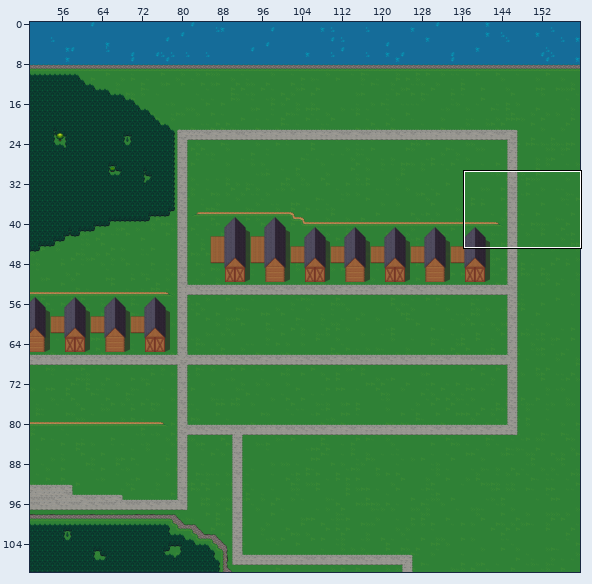
An edit to a level. Tiled map, tiled/map-main.tmx. The picture above shows the old version from afar; the outline marks the close-up.
Close-up. As it was:
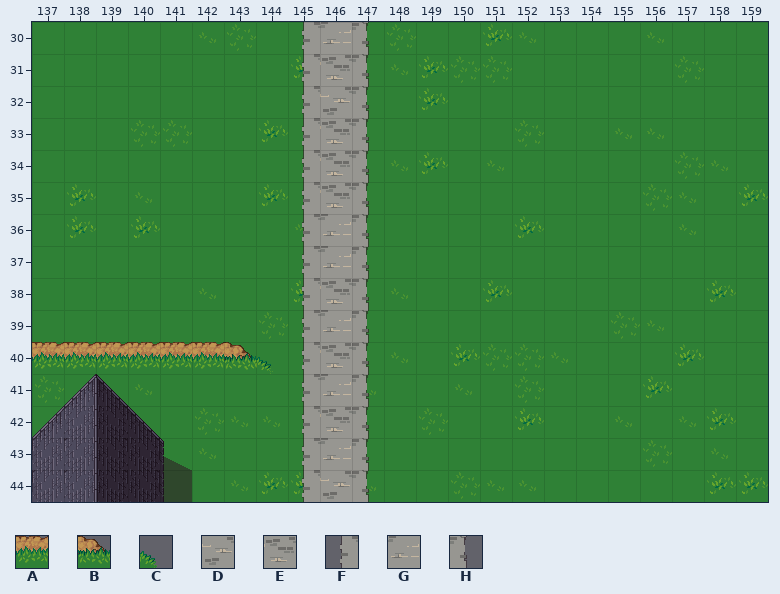
Cells are 32x32 px. Shown: x 137..159, y 30..44. The commit also changed other parts of the map, which this record leaves out.
Key: from "LPC Mountains": A 73, B 223, C 224; from "LPC Streets": D 0, E 3, F 9, G 10, H 11.
_ is an empty cell.
Layers that did not change in this view are not listed.
Layer "Roads, Terrain" before, first column x 137:
30 ________FGH____________
31 ________FEH____________
32 ________FDH____________
33 ________FEH____________
34 ________FEH____________
35 ________FEH____________
36 ________FGH____________
37 ________FGH____________
38 ________FEH____________
39 ________FGH____________
40 AAAAAABCFEH____________
41 ________FGH____________
42 ________FEH____________
43 ________FGH____________
44 ________FDH____________
Once edited:
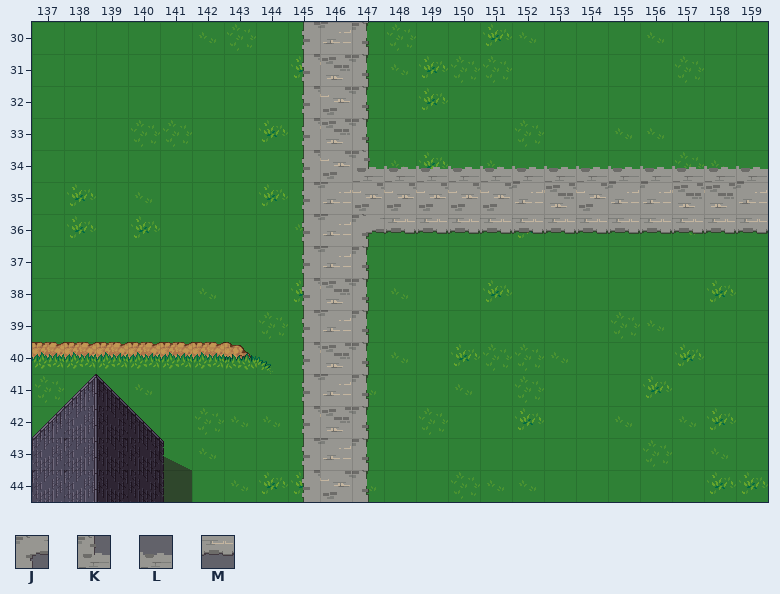
Further tiles: from "LPC Streets": J 1, K 4, L 7, M 13.
Difference:
Layer "Roads, Terrain":
y 34: x 146..159 EH____________ -> DKLLLLLLLLLLLL
y 35: x 146..159 EH____________ -> GDDDDDGEDGGEEG
y 36: x 147..159 H____________ -> JMMMMMMMMMMMM
Pixel boxes of the changes (left, top, right, bottom) in both close-ups:
changed: (320, 151, 768, 239)
